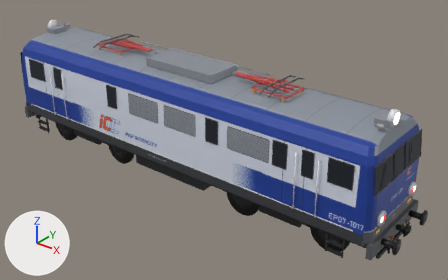
Two versions of the glTF model gra/modele/EP07.glb, one commit apart.
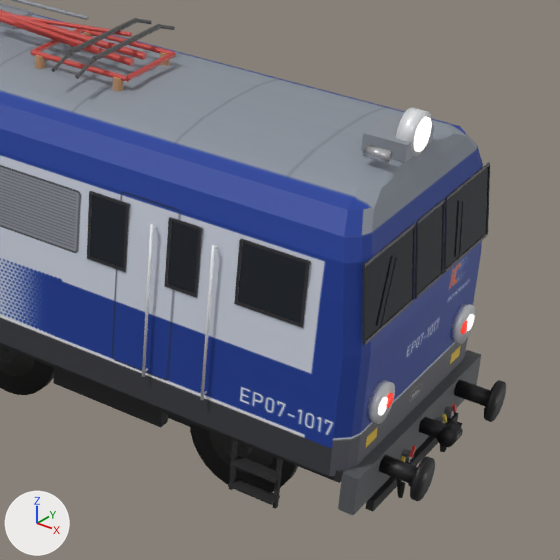
Each version is shown whole from a 50 mm camera at (12.59, -14.02, 10.55) aimed at (1.02, 0.44, 1.58), then close up on the part from 53% to 100% of the width and 24% to 99% of the height. The axes (+X, +Y, +Z) are drawn at lower left. The lights are the same throughout. The first two pictures are the older version. Vertices at exactly the same position are counted once.

The first close-up shows 'EP07_belka', 'EP07_biala', 'EP07_czerw', 'EP07_dach', 'EP07_kolo', 'EP07_obrecz', 'EP07_obud', 'EP07_panto', 'EP07_pudlo', 'EP07_rama', 'EP07_ramka', 'EP07_slizg', 'EP07_szklo', 'EP07_zderz' and 8 more.
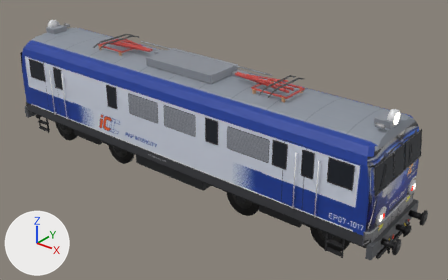
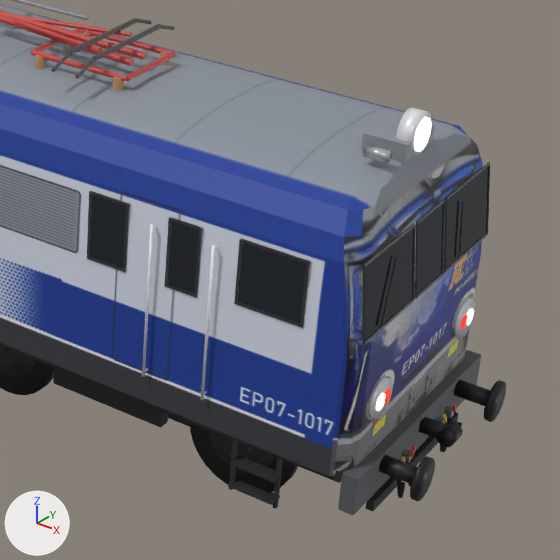
Location of each change, (x1, y1, x2, y2) in pixels of the close-ups (560 x 560 px; the box of a moved part takes in the faces that stretch with it):
'EP07_pudlo', surface changed
    both: (330, 136, 483, 476)
'EP07_obud', reshaped
    before: (367, 108, 476, 424)
    after: (367, 108, 475, 420)
'EP07_biala', reshaped
    before: (378, 117, 474, 415)
    after: (376, 117, 474, 411)
'EP07_czerw', moved
    before: (386, 320, 468, 408)
    after: (384, 315, 468, 404)
part 1 of me_cylinder_095, moved or reshaped
    before: (378, 397, 388, 415)
    after: (376, 393, 386, 411)
part 2 of me_cylinder_095, moved or reshaped
    before: (467, 314, 474, 331)
    after: (466, 309, 474, 325)
part 4 of me_cylinder_094, moved or reshaped
    before: (367, 380, 395, 424)
    after: (367, 376, 393, 420)
part 5 of me_cylinder_094, moved or reshaped
    before: (451, 303, 476, 344)
    after: (452, 298, 475, 338)

The edits, one by one:
Picture 'malowanie_f' (img_malowanie_f) is new.
Material 'EP07_pudlo' (mat_ep07_pudlo) changes its picture from img_malowanie to img_malowanie_f.
me_cylinder_095 is used by ob_ep07_biala; location (0.0, 0.0, 0.0).
me_cylinder_095 had 256 vertices, 488 faces and spanned x -7.37..7.37, y -1.1..1.1, z 1.69..4.33.
me_cylinder_095 now has 256 vertices, 488 faces and spans x -7.35..7.35, y -1.12..1.12, z 1.74..4.33.
me_cylinder_095 part 1: the loose piece of 40 vertices spanning x 7.34..7.37, y -1.1..-0.92, z 1.69..1.87 is moved by (-0.02, -0.02, 0.05).
me_cylinder_095 part 2: the loose piece of 40 vertices spanning x 7.34..7.37, y 0.92..1.1, z 1.69..1.87 is moved by (-0.02, 0.02, 0.05).
Other edits to the shape of me_cylinder_095 do not show in these pictures.
me_cylinder_096 is used by ob_ep07_czerw; location (0.0, 0.0, 0.0).
me_cylinder_096 had 160 vertices, 304 faces and spanned x -7.37..7.37, y -0.95..0.96, z 1.7..1.86.
me_cylinder_096 now has 160 vertices, 304 faces and spans x -7.35..7.35, y -0.97..0.98, z 1.75..1.91.
me_cylinder_096 part 3: the whole mesh is scaled about its middle by (0.997, 1.02, 1), then moved by (0.0, 0.0, 0.05).
me_cylinder_094 is used by ob_ep07_obud; location (0.0, 0.0, 0.0).
me_cylinder_094 had 336 vertices, 648 faces and spanned x -7.35..7.35, y -1.16..1.16, z 1.57..4.38.
me_cylinder_094 now has 336 vertices, 648 faces and spans x -7.33..7.33, y -1.18..1.18, z 1.62..4.38.
me_cylinder_094 part 4: the loose piece of 56 vertices spanning x 7.27..7.35, y -1.16..-0.74, z 1.57..1.99 is moved by (-0.01, -0.02, 0.05).
me_cylinder_094 part 5: the loose piece of 56 vertices spanning x 7.27..7.35, y 0.74..1.16, z 1.57..1.99 is moved by (-0.01, 0.02, 0.05).
Other edits to the shape of me_cylinder_094 do not show in these pictures.
